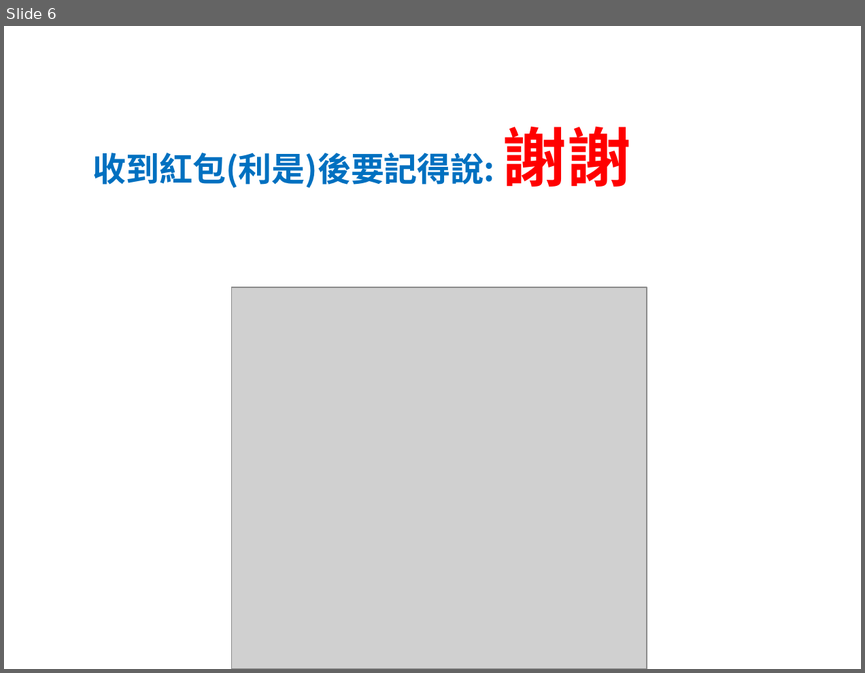
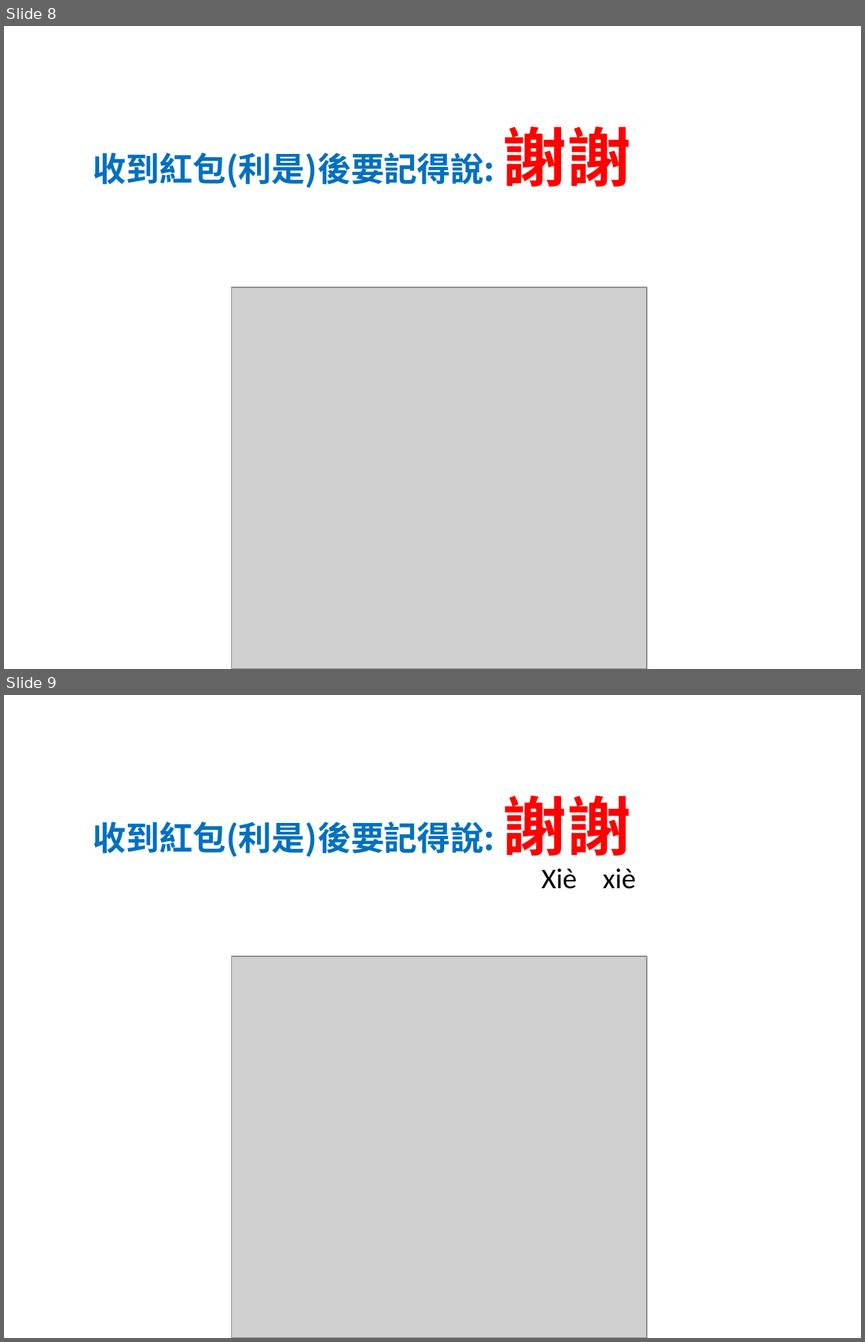
Before and after one commit to batisuoc/free-school-class, a slide deck: chinese/xinnianzhuhe.pptx. Shown one above the other, each under a label of ours: slide 6 before the commit, slides 8 and 9 after it. The pictures are 865x673 and 865x1342 pixels, drawn with LibreOffice and Linux fonts; fonts in the diff are those of the drawing; grey boxes stand for pictures. Boxes give left, top, right and bottom in pixels: in the first picture for what was removed or moved away, otherwise in the second. Text is boxed around its words. In the diff, an @@ line names an element or a change of style, - is before the commit and + after.

```diff
--- a/chinese/xinnianzhuhe.pptx
+++ b/chinese/xinnianzhuhe.pptx
@@ slide 9 added at [4,695,861,1338], background #FFFFFF @@
@@ text added at [93,795,631,857], 28 pt, text #0070C0, bold @@
+收到紅包(利是)後要記得說: 謝謝
@@ text added at [541,868,636,889], 24 pt, text #000000 @@
+Xiè xiè
@@ picture added at [232,956,647,1338] @@
@@ what was slide 6 is now slide 8 @@
```
Also in this commit, not shown: 3 slides changed, 3 other slides added, 1 slide removed, 4 other files.
